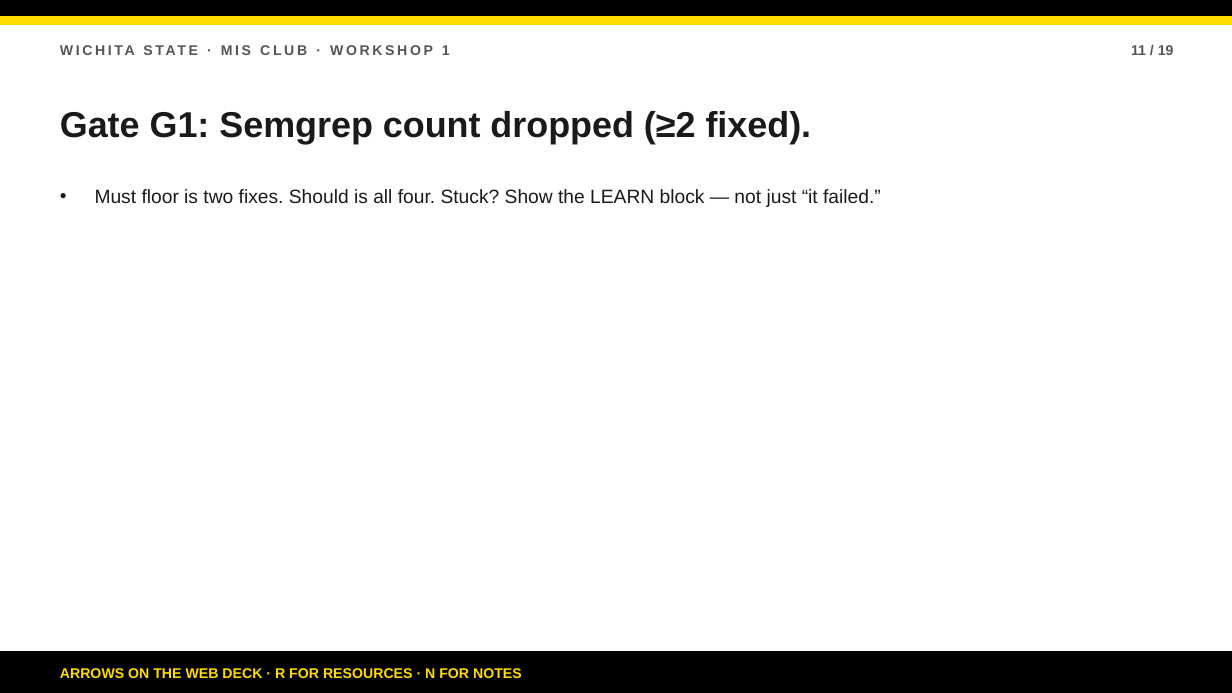
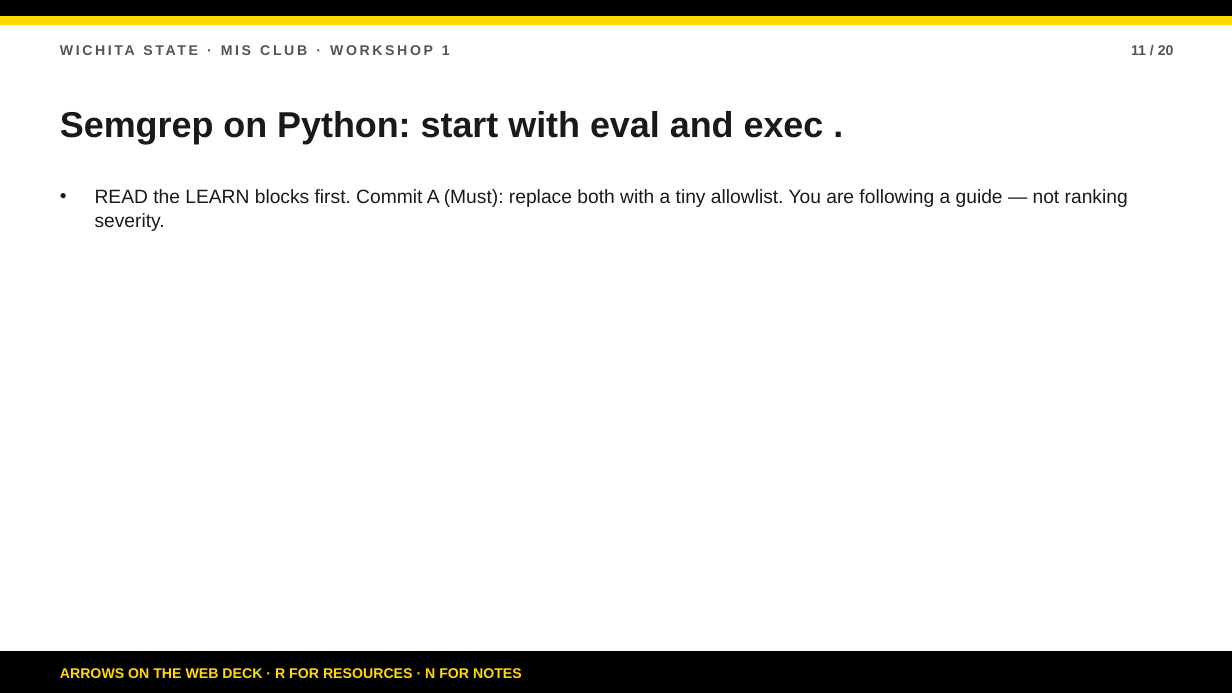
Before and after one commit to bsbcyber/workshop-site, a slide deck: slide 11 of Workshop-2-Secure-Development.pptx. Drawn at 1232x693 pixels with LibreOffice and Linux fonts; fonts in the diff are those of the drawing. Boxes give left, top, right and bottom in pixels: in the first picture for what was removed or moved away, otherwise in the second. Text is boxed around its words. In the diff, an @@ line names an element or a change of style, - is before the commit and + after.

Commit message:
Retarget Workshop 2 site to Python intro + READ prompts.
Update facilitator guide, agenda, walkthrough, deck, and PPTX for first-time scanner learners with intro Python—no expert prioritization asks.

```diff
--- a/Workshop-2-Secure-Development.pptx
+++ b/Workshop-2-Secure-Development.pptx
@@ text at (1131, 45, 1174, 55): text changed @@
-11 / 19
+11 / 20
@@ text at (60, 111, 824, 144): text changed @@
-Gate G1: Semgrep count dropped (≥2 fixed).
+Semgrep on Python: start with eval and exec .
@@ text at (95, 189, 1128, 231): text changed @@
-• Must floor is two fixes. Should is all four. Stuck? Show the LEARN block — not just “it failed.”
+• READ the LEARN blocks first. Commit A (Must): replace both with a tiny allowlist. You are following a guide — not ranking severity.
```
Also in this commit, not shown: 18 other slides changed, 1 slide added, 5 other files.
